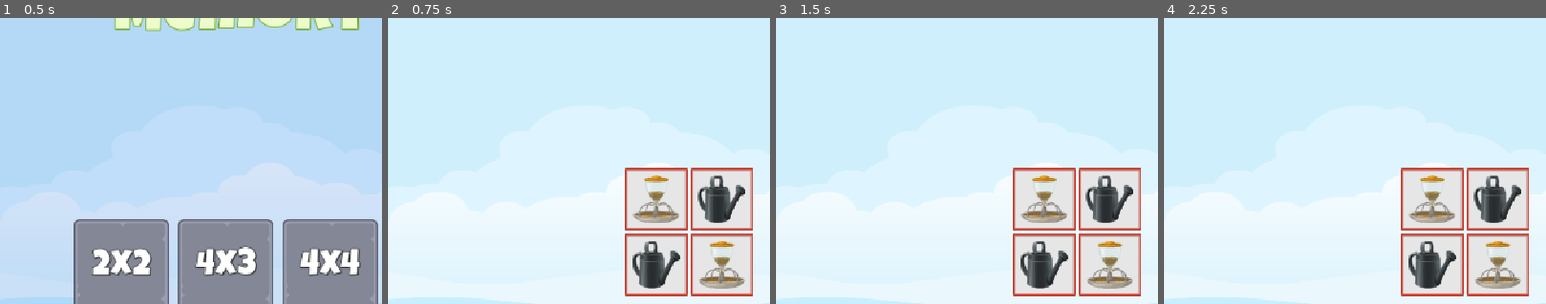
Above: before the commit, frames 1-4 (left to right).
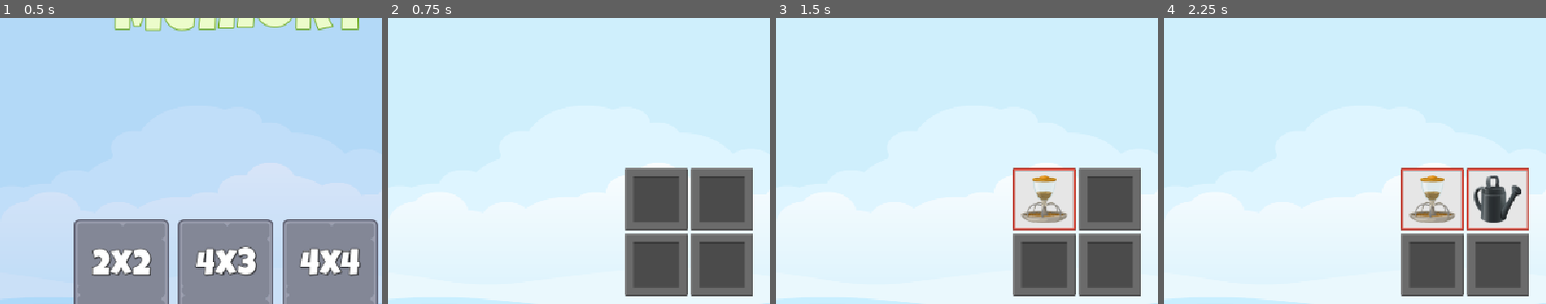
Above: after the commit, the same moments.

Repository: filipeAugusto99/MemoryMadness
Game: Godot game, scene res://Scenes/Master/Master.tscn
Same seed, same stepped clock (60 frames per second), same inputs: the game is played once before the commit and once after it.
Inputs (mouse positions are % of the whole screen's width and height, from its top left):
- Up to frame 1 (0.5 s): no input
- Up to frame 2 (0.75 s): click "2x2" at 0.5 s
- Up to frame 3 (1.5 s): click (35, 44) at 1.25 s
- Up to frame 4 (2.25 s): click (44, 44) at 2.02 s
The pictures show only the part of the screen within x 0-50%, y 13-63%; the shares and areas given below are measured in that part.

Frame 1 is identical in both runs. In frame 2, 13% of the frame differs, in the area x 62-96%, y 52-98%; in frame 3, 9.8%; in frame 4, 6.7%.

Commit message:
Selection Challenge

Diff:
--- a/Globals/SignalHub.gd
+++ b/Globals/SignalHub.gd
@@ -3,6 +3,7 @@
 
 signal on_level_selected(level_num: int)
 signal on_game_exit_pressed
+signal on_tile_selected(tile: MemoryTile)
 
 
 func emit_on_level_selected(level_num: int) -> void:
@@ -11,3 +12,7 @@
 
 func emit_on_game_exit_pressed() -> void:
 	on_game_exit_pressed.emit()
+
+
+func emit_on_tile_selected(tile: MemoryTile) -> void:
+	on_tile_selected.emit(tile)
--- a/Scenes/Game/Game.tscn
+++ b/Scenes/Game/Game.tscn
@@ -1,10 +1,11 @@
-[gd_scene load_steps=6 format=3 uid="uid://h6rqacu7ogyf"]
+[gd_scene load_steps=7 format=3 uid="uid://h6rqacu7ogyf"]
 
 [ext_resource type="Script" uid="uid://jeseoyel6e0h" path="res://Scenes/Game/Game.gd" id="1_3k6gv"]
 [ext_resource type="LabelSettings" uid="uid://665wpx3w880s" path="res://Resources/WhiteLabel_24.tres" id="2_xbxml"]
 [ext_resource type="LabelSettings" uid="uid://b86kac1ygybrq" path="res://Resources/DarkLevel_24.tres" id="2_y3kpf"]
 [ext_resource type="Texture2D" uid="uid://gqy3gookh41s" path="res://assets/ui/blue_button00.png" id="3_ln2h6"]
 [ext_resource type="Texture2D" uid="uid://vvwdm0hankac" path="res://assets/ui/green_button00.png" id="4_y3kpf"]
+[ext_resource type="PackedScene" uid="uid://dq36qog8veb0c" path="res://Scenes/Scorer/Scorer.tscn" id="6_3k6gv"]
 
 [node name="Game" type="Control"]
 layout_mode = 3
@@ -92,4 +93,6 @@
 horizontal_alignment = 1
 vertical_alignment = 1
 
+[node name="Scorer" parent="." instance=ExtResource("6_3k6gv")]
+
 [connection signal="pressed" from="HB/MC/VB/ExitButton" to="." method="_on_exit_button_pressed"]
--- a/Scenes/MemoryTile/MemoryTile.gd
+++ b/Scenes/MemoryTile/MemoryTile.gd
@@ -10,7 +10,12 @@
 
 # Called when the node enters the scene tree for the first time.
 func _ready() -> void:
-	pass # Replace with function body.
+	reveal(false)
+
+
+func reveal(r: bool) -> void:
+	frame_image.visible = r
+	item_image.visible = r
 
 
 func setup(image: Texture2D, frame: Texture2D) -> void:
@@ -19,4 +24,6 @@
 
 
 func _on_pressed() -> void:
-	pass # Replace with function body.
+	if Scorer.SelectionEnabled:
+		reveal(true)
+		SignalHub.emit_on_tile_selected(self)
--- /dev/null
+++ b/Scenes/Scorer/Scorer.gd
@@ -0,0 +1,25 @@
+extends Node
+
+
+class_name Scorer
+
+
+static var SelectionEnabled: bool = true
+
+
+@onready var sound: AudioStreamPlayer = $Sound
+
+
+var _selections: Array[MemoryTile]
+
+
+func _enter_tree() -> void:
+	SignalHub.on_tile_selected.connect(on_tile_selected)
+
+
+func on_tile_selected(tile: MemoryTile) -> void:
+	if tile in _selections:
+		return
+
+	_selections.append(tile)
+	SoundManager.play_tile_click(sound)
--- /dev/null
+++ b/Scenes/Scorer/Scorer.tscn
@@ -0,0 +1,8 @@
+[gd_scene load_steps=2 format=3 uid="uid://dq36qog8veb0c"]
+
+[ext_resource type="Script" uid="uid://ctj5rwr1if8g8" path="res://Scenes/Scorer/Scorer.gd" id="1_pmgxc"]
+
+[node name="Scorer" type="Node"]
+script = ExtResource("1_pmgxc")
+
+[node name="Sound" type="AudioStreamPlayer" parent="."]
Not shown, added: Scenes/Scorer/Scorer.gd.uid
